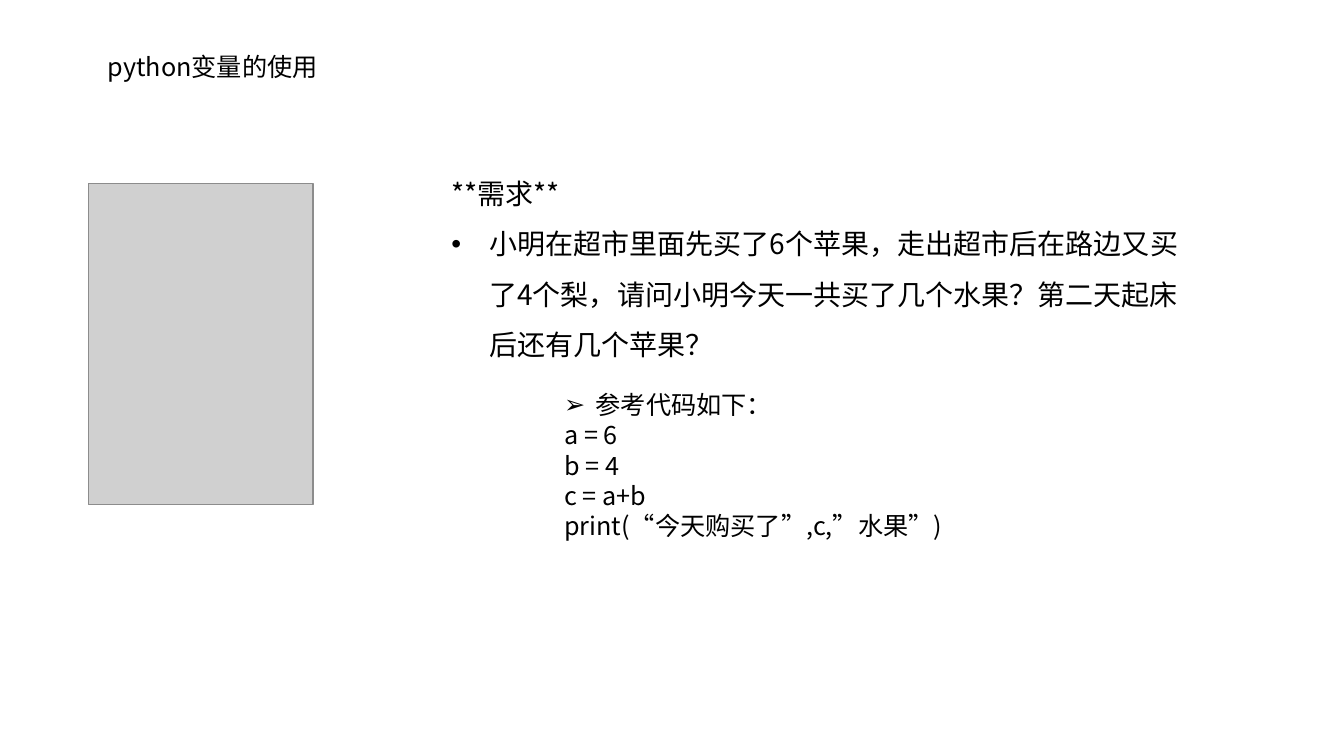
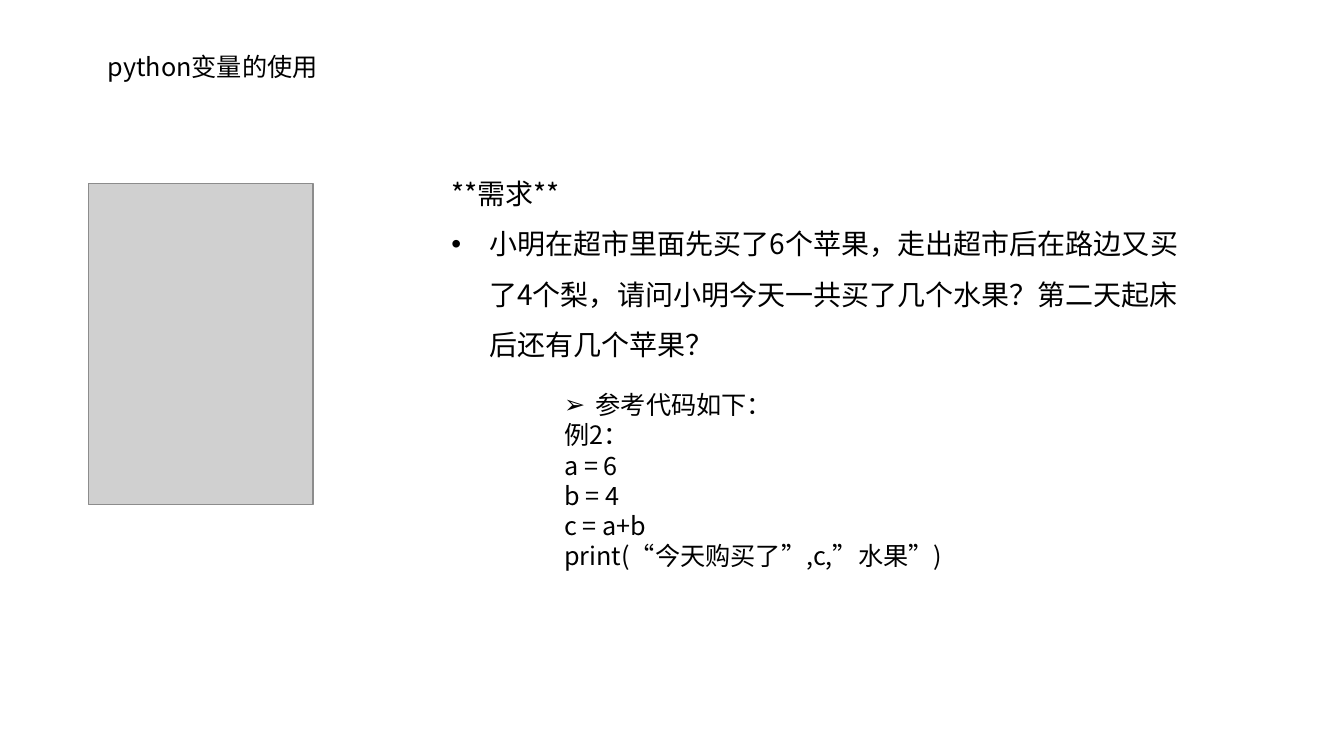
Before and after one commit to hwdeveloper/python-tutorial, a slide deck: slide 18 of 第1节课/01ppt/P1-1第一节.pptx. Drawn at 1344x756 pixels with LibreOffice and Linux fonts; fonts in the diff are those of the drawing; grey boxes stand for pictures; background and template pictures are left out. Boxes give left, top, right and bottom in pixels: in the first picture for what was removed or moved away, otherwise in the second. Text is boxed around its words. In the diff, an @@ line names an element or a change of style, - is before the commit and + after.

```diff
--- a/第1节课/01ppt/P1-1第一节.pptx
+++ b/第1节课/01ppt/P1-1第一节.pptx
@@ text at <box>564,423,628,446</box>: paragraph added @@
+例2：
```
Also in this commit, not shown: 5 other slides changed, 11 other files.
